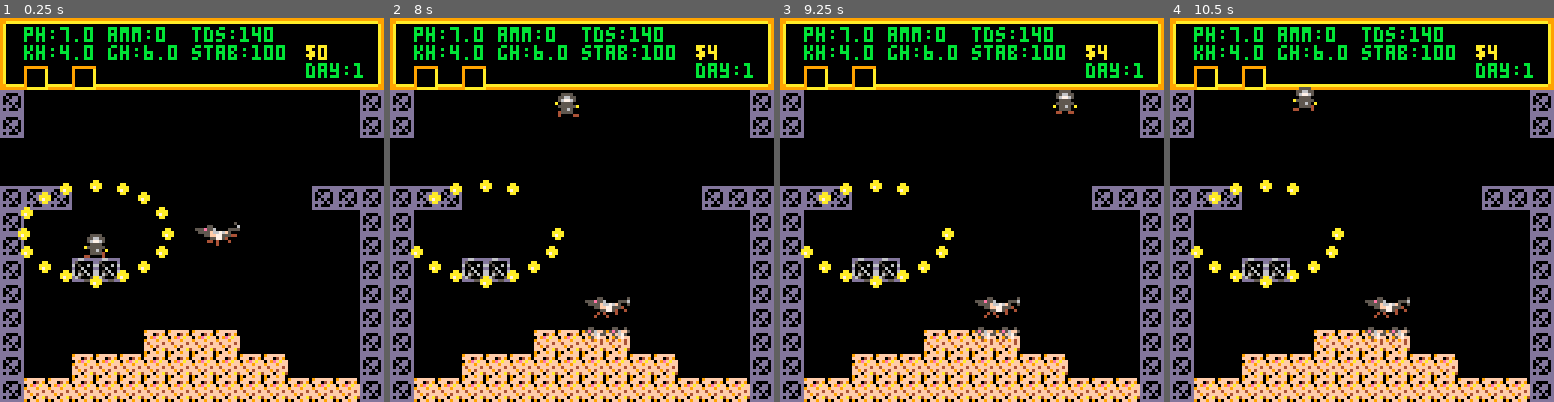
Above: before the commit, frames 1-4 (left to right).
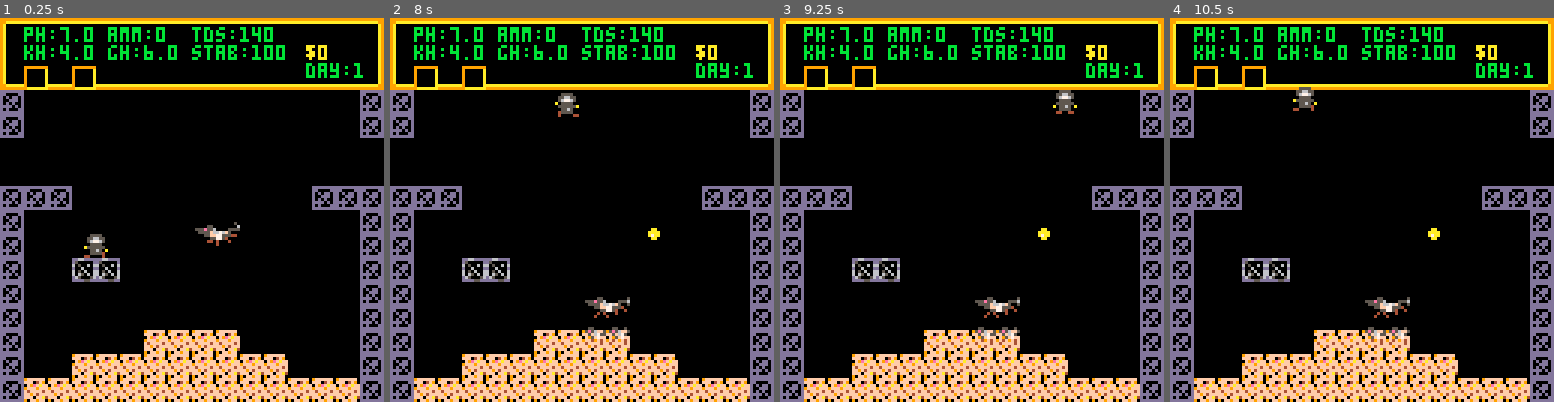
Above: after the commit, the same moments.

Repository: zvxr/shrimpkeeper
Game: PICO-8 cartridge shrimpkeeper.p8
The game is run twice, just before and just after one commit, with the same random seed, the same clock (stepped at 60 frames per second) and the same inputs.
Inputs:
- Up to frame 1 (0.25 s): no input
- Up to frame 2 (8 s): tap X (X key) at 1.07, 2.07, 2.4, 2.73, 3.07, 3.4, 3.73, 4.07, 4.4, 4.73, 5.07, 5.4, 5.73, 6.07, 6.4, 6.73, 7.07, 7.4, 7.73 s; hold Left 1.97-2.37 s; hold Right 2.87-3.53 s; hold Up 3.58-4.08 s; hold Right 4.13-4.53 s; hold Left 5.13-5.8 s; hold Up 5.85-6.18 s; hold Left 6.23-6.63 s; hold Right 7.13-7.8 s; hold Up from 7.85 s (still down)
- Up to frame 3 (9.25 s): tap X (X key) every 0.33 s from 8.07 to 9.07 s; release Up at 8.35 s; hold Right 8.4-8.8 s
- Up to frame 4 (10.5 s): hold Left 9.4-10.07 s; tap X (X key) every 0.33 s from 9.4 to 10.4 s; hold Up 10.12-10.45 s

The runs differ from the first frame. In frame 1, 1.2% of the frame differs, in the area x 4-46%, y 42-71%; in frame 2, 1.0%; in frame 3, 1.0%; in frame 4, 1.0%.

Commit message:
add token counter and add coin generator

Diff:
--- a/spawn.lua
+++ b/spawn.lua
@@ -1,3 +1,23 @@
+function make_coin(x,y)
+	a = make_ent(36,x,y)
+	a.grav=false
+	a.w=0.25 a.h=0.25
+end
+
+function coin_n()
+	local n=0
+	for a in all(ent) do
+		if a.k==36 then n+=1 end
+	end
+	return n
+end
+
+function add_coin()
+	if coin_n()>=8 then return end
+	local r=flr(rnd(4))
+	make_coin(7+flr(rnd(6))+r*16,9+flr(rnd(2)))
+end
+
 function init_world()
 	ent = {}
 	init_tank()
@@ -9,14 +29,6 @@
 	pl.frames=4
 	pl.bounce=0
 
-	-- treasure
-
-	for i=0,16 do
-		a = make_ent(36,20+cos(i/16)*3,9+sin(i/16)*2)
-		a.grav=false
-		a.w=0.25 a.h=0.25
-	end
-
 	shrimp = make_ent(37,25,9)
 	shrimp.frames=4
 	shrimp.fs=2
--- a/tank.lua
+++ b/tank.lua
@@ -8,7 +8,8 @@
 		tds=140,
 		money=0,
 		day=1,
-		t=0
+		t=0,
+		ct=0
 	}
 end
 
@@ -19,6 +20,11 @@
 function upd_tank()
 	tank.t+=1
 	tank.day=1+flr(tank.t/1800)
+	tank.ct+=1
+	if tank.ct>=120 then
+		tank.ct=0
+		add_coin()
+	end
 end
 
 function draw_tank_hud()
Not shown, added: tools/token_estimate.py
